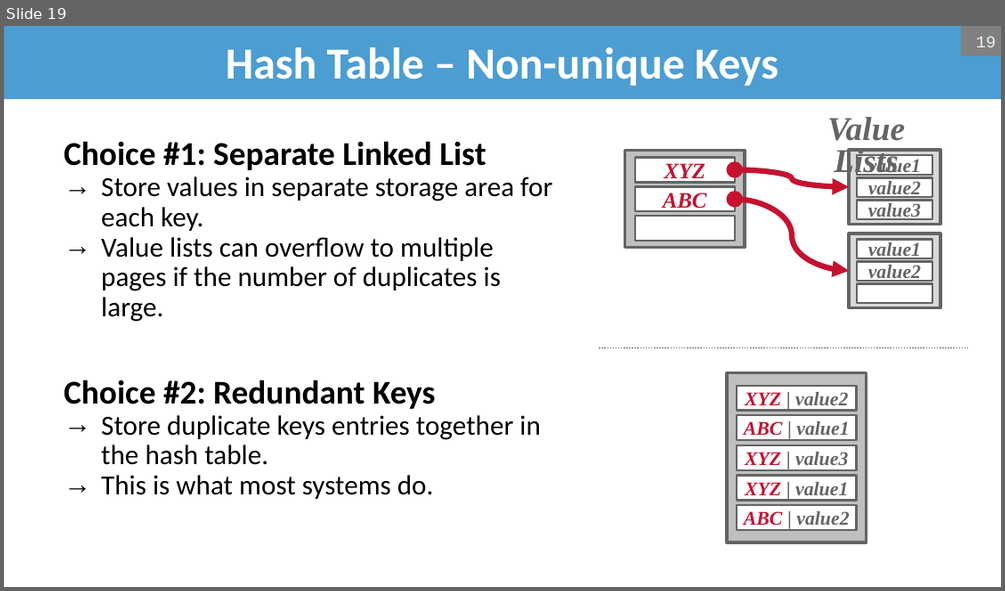
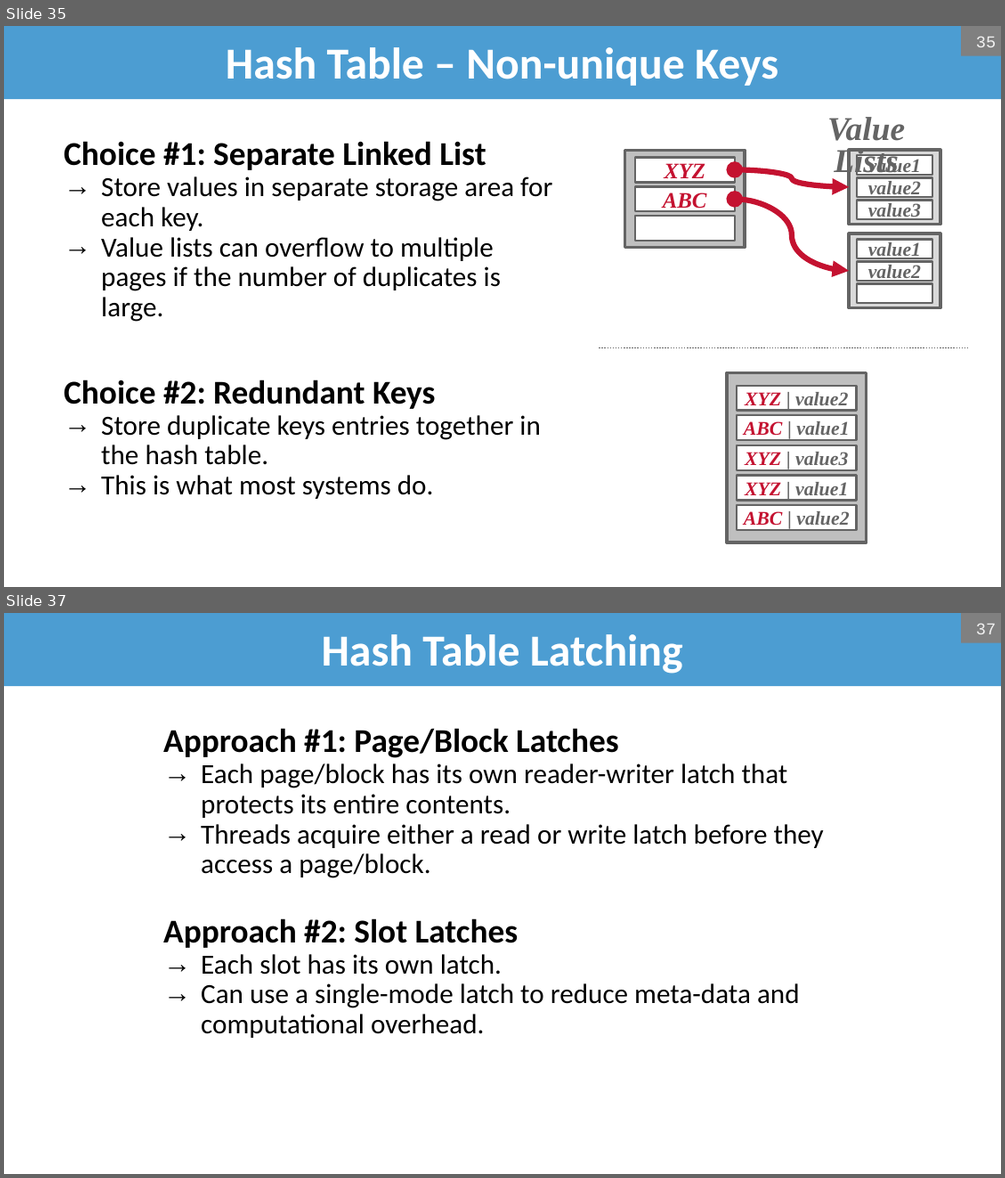
Before and after one commit to bsb20/bsb20.github.io, a slide deck: docs/421_f26/lectures/L09_hash_tables.pptx. Shown one above the other, each under a label of ours: slide 19 before the commit, slides 35 and 37 after it; the slides between them are not shown. The pictures are 1005x591 and 1005x1178 pixels, drawn with LibreOffice and Linux fonts; fonts in the diff are those of the drawing; background and template pictures are left out. Boxes give left, top, right and bottom in pixels: in the first picture for what was removed or moved away, otherwise in the second. Text is boxed around its words. In the diff, an @@ line names an element or a change of style, - is before the commit and + after.

Commit message:
COMP 421: post L09_hash_tables slides (hash tables)

```diff
--- a/docs/421_f26/lectures/L09_hash_tables.pptx
+++ b/docs/421_f26/lectures/L09_hash_tables.pptx
@@ slide 37 added at bbox=[4, 613, 1001, 1174], background #FFFFFF @@
@@ title added at bbox=[4, 613, 1001, 686], fill #4C9DD2, 32 pt, text #FFFFFF, bold @@
+Hash Table Latching
@@ page number added at bbox=[961, 613, 1001, 643], fill #808080, 12 pt, text #F2F2F2 @@
+37
@@ text added at bbox=[163, 728, 824, 1038], 20 pt, text #000000 @@
+Approach #1: Page/Block Latches
+  → Each page/block has its own reader-writer latch that protects its entire contents.
+  → Threads acquire either a read or write latch before they access a page/block.
+Approach #2: Slot Latches
+  → Each slot has its own latch.
+  → Can use a single-mode latch to reduce meta-data and computational overhead.
@@ what was slide 19 is now slide 35 @@
@@ page number at bbox=[976, 36, 995, 47]: text changed @@
-19
+35
```
Also in this commit, not shown: 19 slides changed, 20 other slides added, 1 other file.
